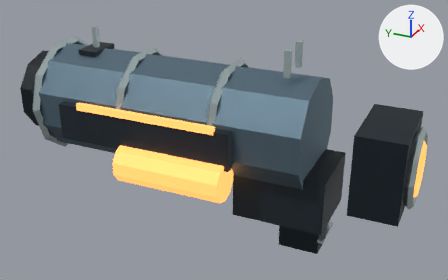
The glTF model godot/first_person/art/world-1.glb, before and after one commit.
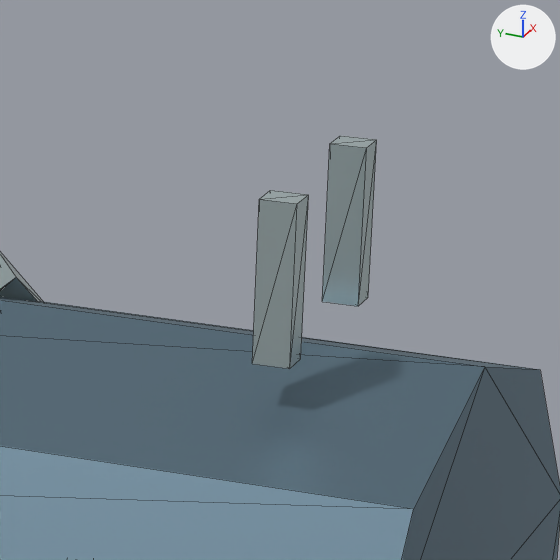
Old and new are each drawn whole from a camera (50 mm lens) standing at (-1.274, -0.34, 0.58) and looking at (-0.005, 0.231, -0.055) and again close up on the part from 54% to 74% of the width and 7% to 39% of the height. The lights are fixed; the arrows at upper right show +X, +Y and +Z. The older version's two pictures come first. The close-ups show mesh edges as thin lines. Where no turn or scale is listed for an object, it has been applied to the vertices. Vertices at exactly the same position are counted once.

Objects in the first close-up: 'body-light', 'body-trim'.
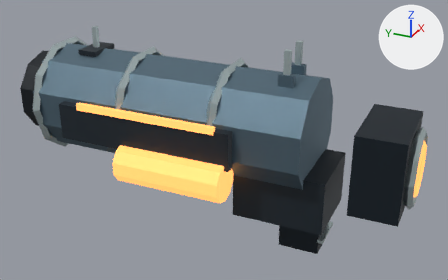
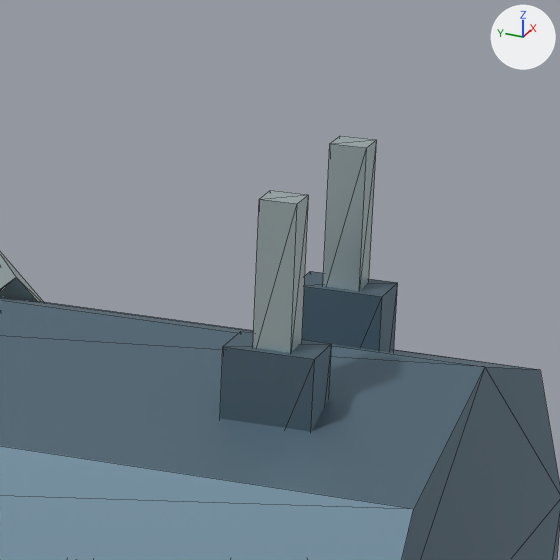
Changed parts and their boxes (x1, y1, x2, y2) in the close-ups (560 x 560 px):
'body-light', reshaped
    before: (0, 298, 560, 560)
    after: (0, 271, 560, 560)
part 1 of me_cylinder_017, added (blue)
    after: (220, 331, 332, 432)
part 2 of me_cylinder_017, added (blue)
    after: (302, 271, 398, 351)

The change, as a list of edits to the scene's bpy script:
```text
Change me_cylinder_017:
    used by ob_body_light; location = (0.0, 0.35, 0.0)
    remove me_cylinder_017.from_pydata(...)  # 20 vertices, 36 faces; spans x -0.13..0.13, y -0.35..0.35, z -0.137..0.137
    add me_cylinder_017.from_pydata(...)  # 36 vertices, 60 faces; spans x -0.13..0.13, y -0.35..0.35, z -0.137..0.148
    me_cylinder_017 part 1: a new loose piece, a box spanning x -0.049..-0.03, y -0.302..-0.268, z 0.051..0.148, in mat_light (blue #617886)
    me_cylinder_017 part 2: a new loose piece, a box spanning x 0.03..0.049, y -0.302..-0.268, z 0.051..0.148, in mat_light (blue #617886)
```
